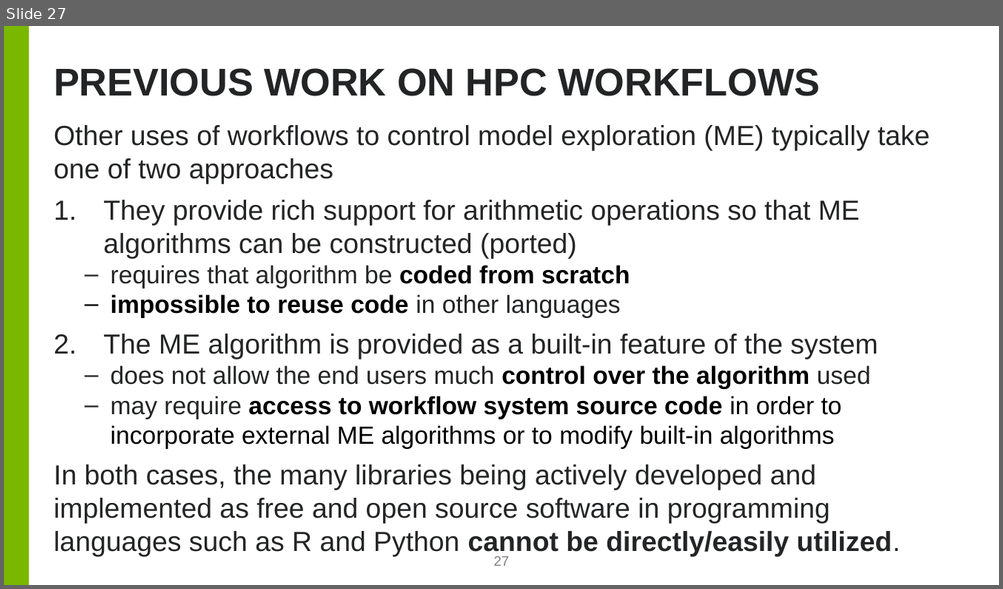
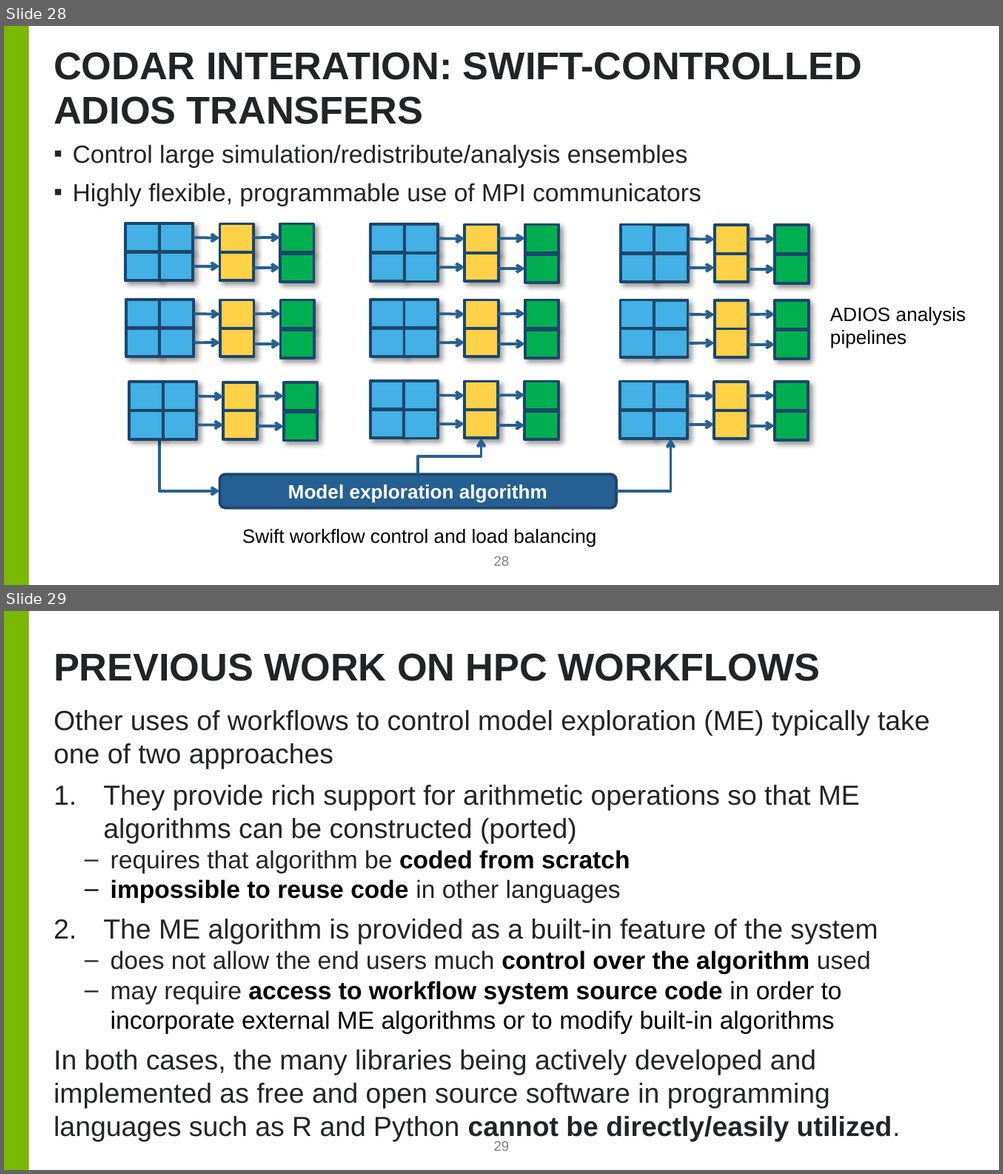
Before and after one commit to brettin/candle_tutorials, a slide deck: Topics/2_hyperparameter_optimization/hpo.pptx. Shown one above the other, each under a label of ours: slide 27 before the commit, slides 28 and 29 after it. The pictures are 1003x589 and 1003x1174 pixels, drawn with LibreOffice and Linux fonts; fonts in the diff are those of the drawing; background and template pictures are left out. Boxes give left, top, right and bottom in pixels: in the first picture for what was removed or moved away, otherwise in the second. Text is boxed around its words. In the diff, an @@ line names an element or a change of style, - is before the commit and + after.

```diff
--- a/Topics/2_hyperparameter_optimization/hpo.pptx
+++ b/Topics/2_hyperparameter_optimization/hpo.pptx
@@ slide 28 added at box(4, 26, 999, 585), background #FFFFFF; not listed: 1 template element that a slide beside it also shows @@
@@ title added at box(54, 52, 862, 124), 28 pt, text #232425, bold @@
+CODAR INTERATION: SWIFT-CONTROLLED ADIOS TRANSFERS
@@ text added at box(73, 144, 701, 206), 18 pt, text #232425 @@
+▪ Control large simulation/redistribute/analysis ensembles
+▪ Highly flexible, programmable use of MPI communicators
@@ group added at box(125, 223, 314, 283): 8 rectangles, 4 arrows @@
@@ group added at box(371, 224, 559, 284): 8 rectangles, 4 arrows @@
@@ group added at box(620, 225, 808, 284): 8 rectangles, 4 arrows @@
@@ text added at box(830, 307, 966, 349), 14 pt, text #000000 @@
+ADIOS analysis
+pipelines
@@ group added at box(126, 300, 314, 359): 8 rectangles, 4 arrows @@
@@ group added at box(370, 300, 559, 359): 8 rectangles, 4 arrows @@
@@ group added at box(620, 301, 808, 359): 8 rectangles, 4 arrows @@
@@ elbow arrow added from (159, 437) to (220, 491), #266092 2 pt @@
@@ group added at box(129, 382, 317, 442): 8 rectangles, 4 arrows @@
@@ elbow arrow added from (418, 474) to (481, 439), #266092 2 pt @@
@@ group added at box(370, 381, 558, 440): 8 rectangles, 4 arrows @@
@@ elbow arrow added from (616, 491) to (670, 439), #266092 2 pt @@
@@ group added at box(620, 382, 808, 440): 8 rectangles, 4 arrows @@
@@ rounded rectangle added at box(220, 474, 616, 508), fill #266092, outline #1C476C 2 pt, 14 pt, text #FFFFFF, bold @@
+Model exploration algorithm
@@ text added at box(242, 529, 596, 548), 14 pt, text #000000 @@
+Swift workflow control and load balancing
@@ page number added at box(494, 557, 509, 566), 10 pt, text #808080 @@
+28
@@ what was slide 27 is now slide 29 @@
@@ page number at box(494, 1142, 509, 1151): text changed @@
-27
+29
```
Also in this commit, not shown: 2 slides changed, 1 other slide added.
